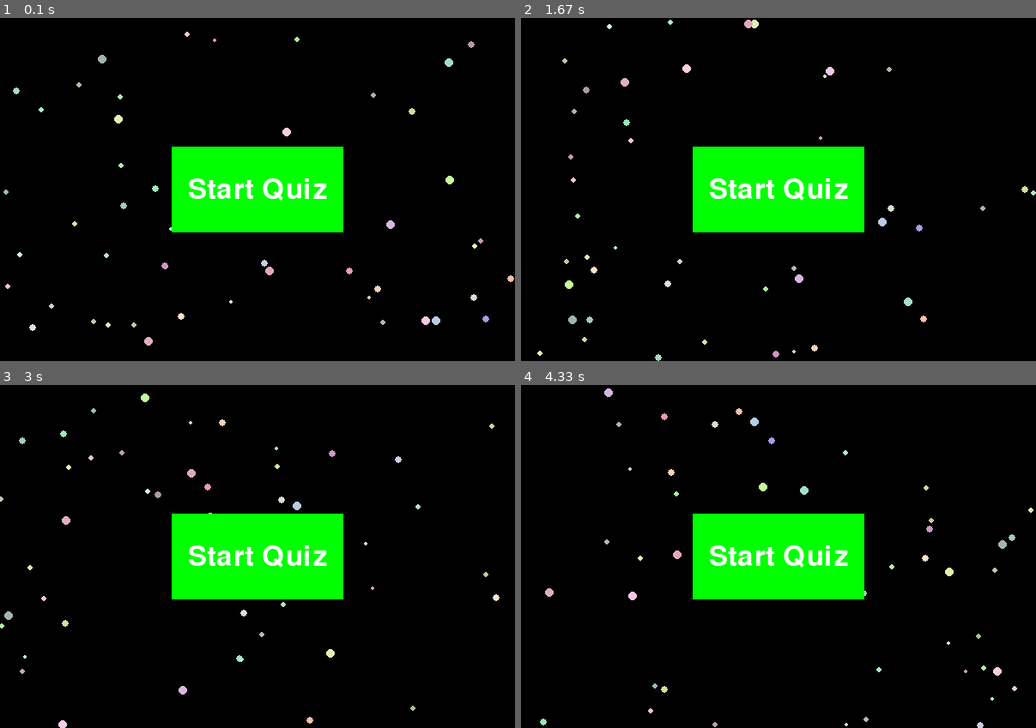
Above: before the commit, frames 1-4 (two rows, left to right).
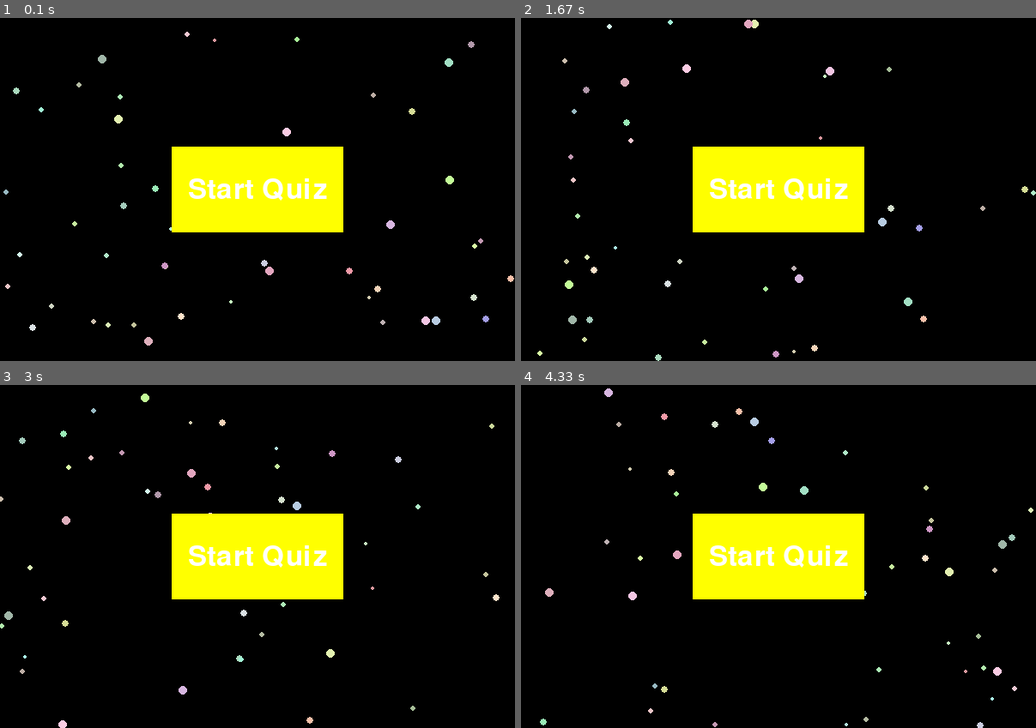
Above: after the commit, the same moments.

Repository: sumanxcodes/quizora_pygame
Game: pygame game, started from start.py
Two runs of this game, one before a commit and one after it. Both use one fixed random seed, a clock stepped at 60 frames per second and the inputs below.
Inputs:
- Up to frame 1 (0.1 s): no input
- Up to frame 2 (1.67 s): no input
- Up to frame 3 (3 s): no input
- Up to frame 4 (4.33 s): no input

The runs differ from the first frame. In frame 1, 7.8% of the frame differs, in the area x 33-67%, y 37-63%; in frame 2, 7.8%; in frame 3, 7.8%; in frame 4, 7.8%.

Commit message:
Add files via upload

Diff:
--- a/start.py
+++ b/start.py
@@ -5,12 +5,12 @@
 pygame.init()
 
 # Colors
+BLACK = (0, 0, 0)
+Yellow = (255, 255, 0)
+DARK_Yellow = (200, 200, 0)
 WHITE = (255, 255, 255)
-GREEN = (0, 255, 0)
-DARK_GREEN = (0, 200, 0)
-BLACK = (0, 0, 0)
 
-# Set up display
+
 screen_width = 600
 screen_height = 400
 screen = pygame.display.set_mode((screen_width, screen_height))
@@ -30,6 +30,7 @@
         self.hover_color = hover_color
         self.clicked = False
 
+
     def draw(self, surface):
         mouse_pos = pygame.mouse.get_pos()
         mouse_pressed = pygame.mouse.get_pressed()
@@ -42,7 +43,7 @@
         else:
             pygame.draw.rect(surface, self.color, self.rect)
 
-        # Render the text on the button
+        # text on the button
         text_surf = render_text(self.text, font, WHITE)
         text_rect = text_surf.get_rect(center=self.rect.center)
         surface.blit(text_surf, text_rect)
@@ -80,7 +81,7 @@
     clock = pygame.time.Clock()
 
     # Start Quiz button
-    button = Button(x=screen_width//2 - 100, y=screen_height//2 - 50, width=200, height=100, text="Start Quiz", color=GREEN, hover_color=DARK_GREEN)
+    button = Button(x=screen_width//2 - 100, y=screen_height//2 - 50, width=200, height=100, text="Start Quiz", color=Yellow, hover_color=DARK_Yellow)
 
     # particles for background animation
     particles = [Particle() for _ in range(50)]
@@ -105,9 +106,9 @@
 
         if button.clicked:
             print("Quiz Starting...")
-            running = False  # You can change this to actually start the quiz logic
+            running = False
 
-        # Update display
+
         pygame.display.flip()
         clock.tick(60)
 
